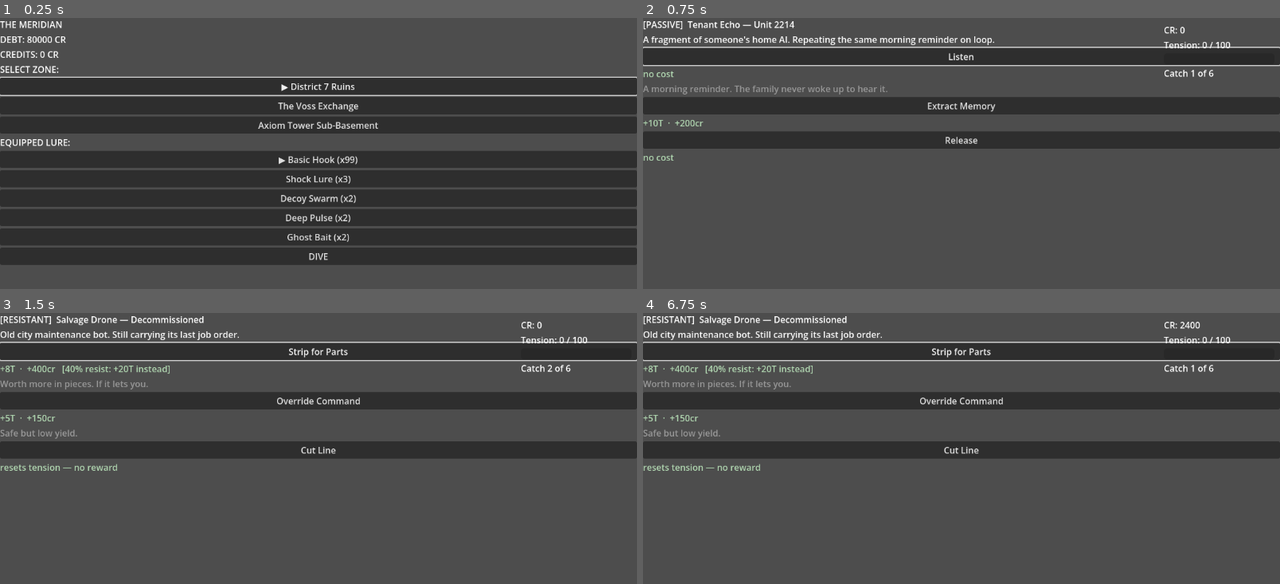
Above: before the commit, frames 1-4 (two rows, left to right).
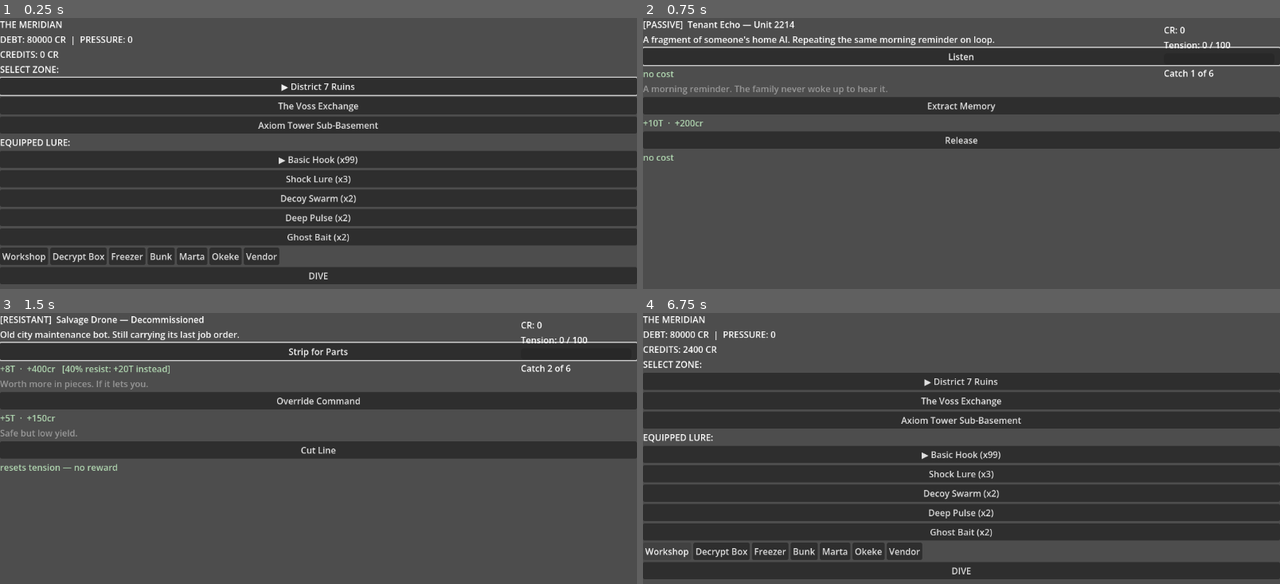
Above: after the commit, the same moments.

Repository: Teeohbee/deadcast
Game: Godot game, scene res://scenes/barge_hub/BargeHub.tscn
Two runs of this game, one before a commit and one after it. Both use one fixed random seed, a clock stepped at 60 frames per second and the inputs below.
Inputs (mouse positions are in pixels of both pictures, inside the frame that each line leads up to):
- Up to frame 1 (0.25 s): no input
- Up to frame 2 (0.75 s): click "DIVE" at 0.5 s
- Up to frame 3 (1.5 s): click "Listen" at 1.25 s
- Up to frame 4 (6.75 s): click "Strip for Parts" at 2 s; click "Extract Memory" at 2.75 s; click "Reel In Clean" at 3.5 s; click "Partial Extract" at 4.25 s; click "Release" at 5 s; click "RETURN TO BARGE" at 5.75 s; click (668, 551) at 6.5 s, where only the run after the commit has a clickable "Workshop"

The runs differ from the first frame. In frame 1, 11% of the frame differs, in the area x 0-100%, y 6-99%; in frame 2, nothing differs; in frame 3, nothing differs; in frame 4, 58%, in the area x 0-100%, y 1-99%.

Commit message:
feat: BargeHub navigation to all barge locations, P4/P5 events

Diff:
--- a/scenes/barge_hub/BargeHub.gd
+++ b/scenes/barge_hub/BargeHub.gd
@@ -4,18 +4,83 @@
 @onready var debt_label: Label = $VBoxContainer/DebtLabel
 @onready var credits_label: Label = $VBoxContainer/CreditsLabel
 @onready var dive_button: Button = $VBoxContainer/DiveButton
+@onready var workshop_btn: Button = $VBoxContainer/LocationButtons/WorkshopBtn
+@onready var decrypt_btn: Button = $VBoxContainer/LocationButtons/DecryptBtn
+@onready var freezer_btn: Button = $VBoxContainer/LocationButtons/FreezerBtn
+@onready var bunk_btn: Button = $VBoxContainer/LocationButtons/BunkBtn
+@onready var marta_btn: Button = $VBoxContainer/LocationButtons/MartaBtn
+@onready var okeke_btn: Button = $VBoxContainer/LocationButtons/OkekeBtn
+@onready var vendor_btn: Button = $VBoxContainer/LocationButtons/VendorBtn
+
+const SCENES = {
+	"workshop": "res://scenes/barge_hub/Workshop.tscn",
+	"decrypt": "res://scenes/barge_hub/DecryptBox.tscn",
+	"freezer": "res://scenes/barge_hub/Freezer.tscn",
+	"bunk": "res://scenes/barge_hub/Bunk.tscn",
+	"marta": "res://scenes/barge_hub/MartaTerminal.tscn",
+	"okeke": "res://scenes/barge_hub/OkekeShop.tscn",
+	"vendor": "res://scenes/barge_hub/VendorShop.tscn",
+}
 
 func _ready() -> void:
-    dive_button.pressed.connect(_on_dive_pressed)
-    EventBus.credits_changed.connect(_refresh_labels)
-    _refresh_labels(GameState.credits)
-    debt_label.text = "DEBT: %d CR" % GameState.debt
-    dive_button.focus_mode = Control.FOCUS_ALL
-    await get_tree().process_frame
-    $VBoxContainer/ZoneSelector/District7Button.grab_focus()
+	# P5 game over — redirect before showing hub
+	if GameState.pressure_level >= 5:
+		_show_game_over()
+		return
+
+	# P4 debt collector one-time event
+	if GameState.pressure_level >= 4 and not GameState.debt_collector_triggered:
+		GameState.debt_collector_triggered = true
+		GameState.spend_credits(5000)
+		GameState.save()
+
+	dive_button.pressed.connect(_on_dive_pressed)
+	EventBus.credits_changed.connect(_refresh_labels)
+	_refresh_labels(GameState.credits)
+	debt_label.text = "DEBT: %d CR  |  PRESSURE: %d" % [GameState.debt, GameState.pressure_level]
+
+	for btn in [dive_button, workshop_btn, decrypt_btn, freezer_btn,
+				bunk_btn, marta_btn, okeke_btn, vendor_btn]:
+		btn.focus_mode = Control.FOCUS_ALL
+
+	workshop_btn.pressed.connect(func(): _go_to("workshop"))
+	decrypt_btn.pressed.connect(func(): _go_to("decrypt"))
+	freezer_btn.pressed.connect(func(): _go_to("freezer"))
+	bunk_btn.pressed.connect(func(): _go_to("bunk"))
+	marta_btn.pressed.connect(func(): _go_to("marta"))
+	okeke_btn.pressed.connect(func(): _go_to("okeke"))
+	vendor_btn.pressed.connect(func(): _go_to("vendor"))
+
+	# Show rod damage warning
+	if GameState.rod_damaged:
+		workshop_btn.text = "Workshop ⚠"
+
+	await get_tree().process_frame
+	$VBoxContainer/ZoneSelector/District7Button.grab_focus()
 
 func _refresh_labels(_ignored: int = 0) -> void:
-    credits_label.text = "CREDITS: %d CR" % GameState.credits
+	credits_label.text = "CREDITS: %d CR" % GameState.credits
+	debt_label.text = "DEBT: %d CR  |  PRESSURE: %d" % [GameState.debt, GameState.pressure_level]
 
 func _on_dive_pressed() -> void:
-    get_tree().change_scene_to_file("res://scenes/dive_run/DiveRun.tscn")
+	get_tree().change_scene_to_file("res://scenes/dive_run/DiveRun.tscn")
+
+func _go_to(location: String) -> void:
+	get_tree().change_scene_to_file(SCENES[location])
+
+func _show_game_over() -> void:
+	# Clear existing children and show game over
+	for child in get_children():
+		child.queue_free()
+	var vbox = VBoxContainer.new()
+	vbox.set_anchors_and_offsets_preset(Control.PRESET_CENTER)
+	add_child(vbox)
+	var label = Label.new()
+	label.text = "FORCED SURRENDER\n\nMarta's people came for the Meridian.\nYou made it %d runs." % GameState.run_count
+	vbox.add_child(label)
+	var btn = Button.new()
+	btn.text = "New Game"
+	btn.focus_mode = Control.FOCUS_ALL
+	btn.pressed.connect(func(): GameState.new_game(); get_tree().reload_current_scene())
+	vbox.add_child(btn)
+	btn.grab_focus()
--- a/scenes/barge_hub/BargeHub.tscn
+++ b/scenes/barge_hub/BargeHub.tscn
@@ -30,5 +30,28 @@
 
 [node name="LureEquip" parent="VBoxContainer" instance=ExtResource("3_leq")]
 
+[node name="LocationButtons" type="HBoxContainer" parent="VBoxContainer"]
+
+[node name="WorkshopBtn" type="Button" parent="VBoxContainer/LocationButtons"]
+text = "Workshop"
+
+[node name="DecryptBtn" type="Button" parent="VBoxContainer/LocationButtons"]
+text = "Decrypt Box"
+
+[node name="FreezerBtn" type="Button" parent="VBoxContainer/LocationButtons"]
+text = "Freezer"
+
+[node name="BunkBtn" type="Button" parent="VBoxContainer/LocationButtons"]
+text = "Bunk"
+
+[node name="MartaBtn" type="Button" parent="VBoxContainer/LocationButtons"]
+text = "Marta"
+
+[node name="OkekeBtn" type="Button" parent="VBoxContainer/LocationButtons"]
+text = "Okeke"
+
+[node name="VendorBtn" type="Button" parent="VBoxContainer/LocationButtons"]
+text = "Vendor"
+
 [node name="DiveButton" type="Button" parent="VBoxContainer"]
 text = "DIVE"
